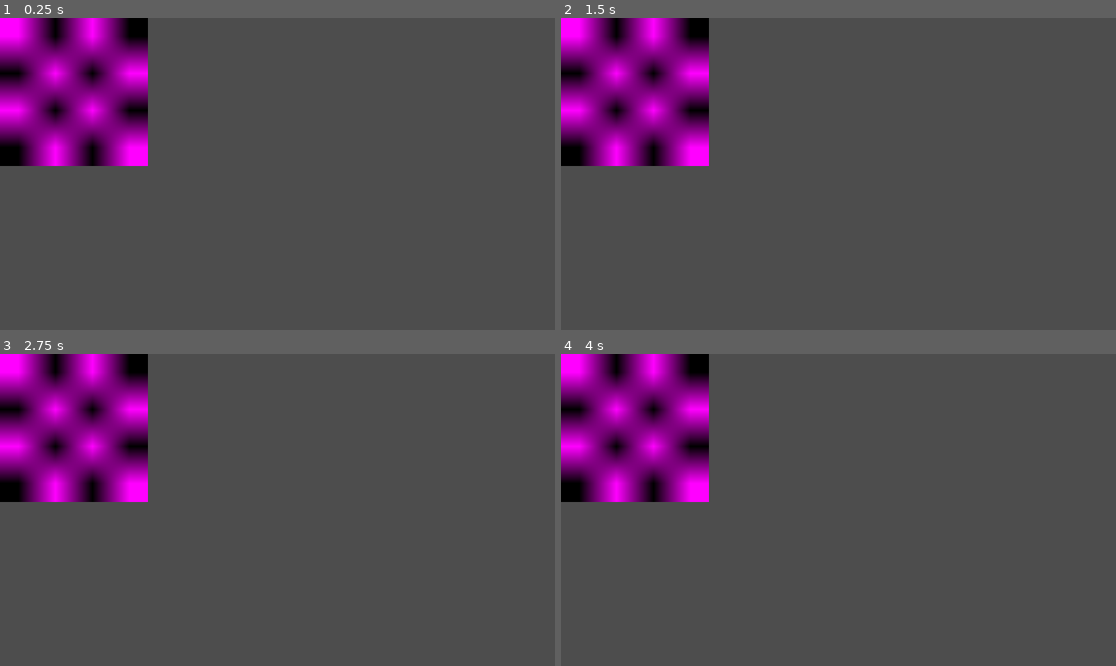
Above: before the commit, frames 1-4 (two rows, left to right).
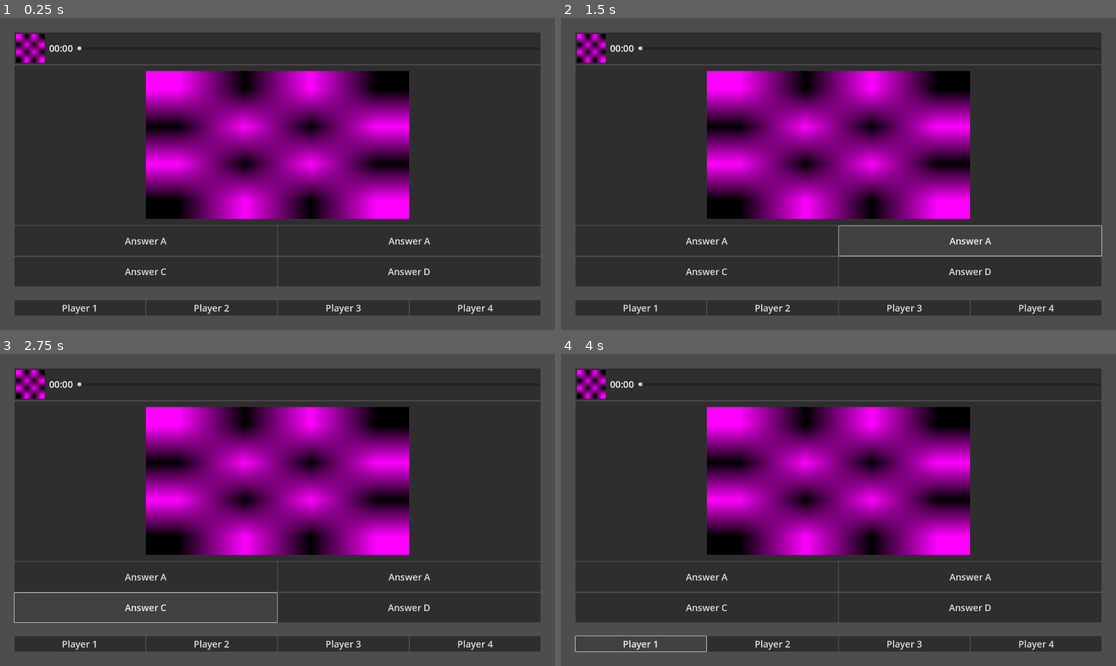
Above: after the commit, the same moments.

Repository: FinixGameDev/godot-buzz-quizz
Game: Godot game, scene res://scenes/quiz_game.tscn
The game is run twice, just before and just after one commit, with the same random seed, the same clock (stepped at 60 frames per second) and the same inputs. The project has no main scene, so this scene is started directly.
Inputs (mouse positions are in pixels of both pictures, inside the frame that each line leads up to):
- Up to frame 1 (0.25 s): no input
- Up to frame 2 (1.5 s): click (705, 239) at 0.5 s, where only the run after the commit has a clickable "Answer A"; click (971, 239) at 1.25 s, where only the run after the commit has a clickable "Answer A"
- Up to frame 3 (2.75 s): click (144, 606) at 2 s, where only the run after the commit has a clickable "Answer C"
- Up to frame 4 (4 s): click (971, 606) at 2.75 s, where only the run after the commit has a clickable "Answer D"; click (638, 644) at 3.5 s, where only the run after the commit has a clickable "Player 1"

The runs differ from the first frame. In frame 1, 82% of the frame differs, in the area x 0-98%, y 0-96%; in frame 2, 78%; in frame 3, 78%; in frame 4, 81%.

Commit message:
added mockup menus

Diff:
--- /dev/null
+++ b/resources/quizzes/test_quiz/question_1.tres
@@ -0,0 +1,7 @@
+[gd_resource type="Resource" script_class="Question" load_steps=2 format=3 uid="uid://bv62bxi5yrpdh"]
+
+[ext_resource type="Script" uid="uid://df0oxsl6tqgu" path="res://scripts/question_resource.gd" id="1_6tcnr"]
+
+[resource]
+script = ExtResource("1_6tcnr")
+metadata/_custom_type_script = "uid://df0oxsl6tqgu"
--- /dev/null
+++ b/resources/quizzes/test_quiz/question_2.tres
@@ -0,0 +1,7 @@
+[gd_resource type="Resource" script_class="Question" load_steps=2 format=3 uid="uid://b4sc3xemdagfb"]
+
+[ext_resource type="Script" uid="uid://df0oxsl6tqgu" path="res://scripts/question_resource.gd" id="1_l76rl"]
+
+[resource]
+script = ExtResource("1_l76rl")
+metadata/_custom_type_script = "uid://df0oxsl6tqgu"
--- /dev/null
+++ b/resources/quizzes/test_quiz/question_3.tres
@@ -0,0 +1,7 @@
+[gd_resource type="Resource" script_class="Question" load_steps=2 format=3 uid="uid://dauv7qoxu61l"]
+
+[ext_resource type="Script" uid="uid://df0oxsl6tqgu" path="res://scripts/question_resource.gd" id="1_sx5l3"]
+
+[resource]
+script = ExtResource("1_sx5l3")
+metadata/_custom_type_script = "uid://df0oxsl6tqgu"
--- /dev/null
+++ b/resources/quizzes/test_quiz/test_quiz.tres
@@ -0,0 +1,7 @@
+[gd_resource type="Resource" script_class="Quiz" load_steps=2 format=3 uid="uid://j1wn611o2ydt"]
+
+[ext_resource type="Script" uid="uid://dxkhc1cvvtusq" path="res://scripts/quiz_resource.gd" id="1_wetty"]
+
+[resource]
+script = ExtResource("1_wetty")
+metadata/_custom_type_script = "uid://dxkhc1cvvtusq"
--- /dev/null
+++ b/resources/theme.tres
@@ -0,0 +1,5 @@
+[gd_resource type="Theme" format=3 uid="uid://wovb1idfe760"]
+
+[resource]
+Button/font_sizes/font_size = 32
+Label/font_sizes/font_size = 32
--- /dev/null
+++ b/scenes/main_menu.tscn
@@ -0,0 +1,52 @@
+[gd_scene load_steps=3 format=3 uid="uid://cruj05vcntqtr"]
+
+[ext_resource type="Theme" uid="uid://wovb1idfe760" path="res://resources/theme.tres" id="1_l6cm7"]
+
+[sub_resource type="NoiseTexture2D" id="NoiseTexture2D_ekxnf"]
+
+[node name="MainMenu" type="Control"]
+layout_mode = 3
+anchors_preset = 15
+anchor_right = 1.0
+anchor_bottom = 1.0
+grow_horizontal = 2
+grow_vertical = 2
+theme = ExtResource("1_l6cm7")
+
+[node name="Background" type="TextureRect" parent="."]
+layout_mode = 1
+anchors_preset = 15
+anchor_right = 1.0
+anchor_bottom = 1.0
+grow_horizontal = 2
+grow_vertical = 2
+
+[node name="Logo" type="TextureRect" parent="."]
+layout_mode = 1
+anchors_preset = 8
+anchor_left = 0.5
+anchor_top = 0.5
+anchor_right = 0.5
+anchor_bottom = 0.5
+offset_left = -259.0
+offset_top = -470.0
+offset_right = 253.0
+offset_bottom = 42.0
+grow_horizontal = 2
+grow_vertical = 2
+texture = SubResource("NoiseTexture2D_ekxnf")
+
+[node name="Label" type="Label" parent="."]
+layout_mode = 1
+anchors_preset = 8
+anchor_left = 0.5
+anchor_top = 0.5
+anchor_right = 0.5
+anchor_bottom = 0.5
+offset_left = -71.0
+offset_top = 153.0
+offset_right = 73.0
+offset_bottom = 176.0
+grow_horizontal = 2
+grow_vertical = 2
+text = "Press Enter to Play"
--- a/scenes/quiz_game.tscn
+++ b/scenes/quiz_game.tscn
@@ -1,6 +1,15 @@
-[gd_scene load_steps=2 format=3 uid="uid://dam5bjpfpp36u"]
+[gd_scene load_steps=5 format=3 uid="uid://dam5bjpfpp36u"]
+
+[ext_resource type="Theme" uid="uid://wovb1idfe760" path="res://resources/theme.tres" id="1_ax7w2"]
+
+[sub_resource type="NoiseTexture2D" id="NoiseTexture2D_sqhfu"]
+width = 100
+height = 100
 
 [sub_resource type="NoiseTexture2D" id="NoiseTexture2D_r70e5"]
+width = 911
+
+[sub_resource type="StyleBoxEmpty" id="StyleBoxEmpty_r70e5"]
 
 [node name="QuizGame" type="Control"]
 layout_mode = 3
@@ -9,9 +18,123 @@
 anchor_bottom = 1.0
 grow_horizontal = 2
 grow_vertical = 2
+theme = ExtResource("1_ax7w2")
 
-[node name="TextureRect" type="TextureRect" parent="."]
-layout_mode = 0
-offset_right = 40.0
-offset_bottom = 40.0
+[node name="MarginContainer" type="MarginContainer" parent="."]
+layout_mode = 1
+anchors_preset = 15
+anchor_right = 1.0
+anchor_bottom = 1.0
+grow_horizontal = 2
+grow_vertical = 2
+theme_override_constants/margin_left = 50
+theme_override_constants/margin_top = 50
+theme_override_constants/margin_right = 50
+theme_override_constants/margin_bottom = 50
+
+[node name="VBoxContainer" type="VBoxContainer" parent="MarginContainer"]
+layout_mode = 2
+
+[node name="Timer" type="PanelContainer" parent="MarginContainer/VBoxContainer"]
+layout_mode = 2
+
+[node name="MarginContainer" type="MarginContainer" parent="MarginContainer/VBoxContainer/Timer"]
+layout_mode = 2
+theme_override_constants/margin_left = 5
+theme_override_constants/margin_top = 5
+theme_override_constants/margin_right = 5
+theme_override_constants/margin_bottom = 5
+
+[node name="HBoxContainer" type="HBoxContainer" parent="MarginContainer/VBoxContainer/Timer/MarginContainer"]
+layout_mode = 2
+theme_override_constants/separation = 15
+alignment = 1
+
+[node name="TextureRect" type="TextureRect" parent="MarginContainer/VBoxContainer/Timer/MarginContainer/HBoxContainer"]
+layout_mode = 2
+texture = SubResource("NoiseTexture2D_sqhfu")
+
+[node name="Label" type="Label" parent="MarginContainer/VBoxContainer/Timer/MarginContainer/HBoxContainer"]
+layout_mode = 2
+text = "00:00"
+
+[node name="HSlider" type="HSlider" parent="MarginContainer/VBoxContainer/Timer/MarginContainer/HBoxContainer"]
+layout_mode = 2
+size_flags_horizontal = 3
+size_flags_vertical = 4
+
+[node name="Timer" type="Timer" parent="MarginContainer/VBoxContainer/Timer/MarginContainer/HBoxContainer"]
+wait_time = 30.0
+
+[node name="Banner" type="PanelContainer" parent="MarginContainer/VBoxContainer"]
+layout_mode = 2
+
+[node name="MarginContainer" type="MarginContainer" parent="MarginContainer/VBoxContainer/Banner"]
+layout_mode = 2
+theme_override_constants/margin_left = 20
+theme_override_constants/margin_top = 20
+theme_override_constants/margin_right = 20
+theme_override_constants/margin_bottom = 20
+
+[node name="Question Banner" type="TextureRect" parent="MarginContainer/VBoxContainer/Banner/MarginContainer"]
+layout_mode = 2
 texture = SubResource("NoiseTexture2D_r70e5")
+stretch_mode = 5
+
+[node name="Answers" type="GridContainer" parent="MarginContainer/VBoxContainer"]
+layout_mode = 2
+size_flags_vertical = 3
+columns = 2
+
+[node name="Button" type="Button" parent="MarginContainer/VBoxContainer/Answers"]
+layout_mode = 2
+size_flags_horizontal = 3
+size_flags_vertical = 3
+text = "Answer A"
+
+[node name="Button2" type="Button" parent="MarginContainer/VBoxContainer/Answers"]
+layout_mode = 2
+size_flags_horizontal = 3
+size_flags_vertical = 3
+text = "Answer A"
+
+[node name="Button3" type="Button" parent="MarginContainer/VBoxContainer/Answers"]
+layout_mode = 2
+size_flags_horizontal = 3
+size_flags_vertical = 3
+text = "Answer C"
+
+[node name="Button4" type="Button" parent="MarginContainer/VBoxContainer/Answers"]
+layout_mode = 2
+size_flags_horizontal = 3
+size_flags_vertical = 3
+text = "Answer D"
+
+[node name="HSeparator" type="HSeparator" parent="MarginContainer/VBoxContainer"]
+layout_mode = 2
+theme_override_constants/separation = 40
+theme_override_styles/separator = SubResource("StyleBoxEmpty_r70e5")
+
+[node name="Players" type="HBoxContainer" parent="MarginContainer/VBoxContainer"]
+layout_mode = 2
+alignment = 1
+
+[node name="Button" type="Button" parent="MarginContainer/VBoxContainer/Players"]
+layout_mode = 2
+size_flags_horizontal = 3
+text = "Player 1"
+
+[node name="Button2" type="Button" parent="MarginContainer/VBoxContainer/Players"]
+layout_mode = 2
+size_flags_horizontal = 3
+text = "Player 2"
+
+[node name="Button3" type="Button" parent="MarginContainer/VBoxContainer/Players"]
+layout_mode = 2
+size_flags_horizontal = 3
+text = "Player 3"
+
+[node name="Button4" type="Button" parent="MarginContainer/VBoxContainer/Players"]
+layout_mode = 2
+size_flags_horizontal = 3
+text = "Player 4"
--- /dev/null
+++ b/scenes/quiz_select.tscn
@@ -0,0 +1,54 @@
+[gd_scene load_steps=2 format=3 uid="uid://bcj50ckv8ltkr"]
+
+[ext_resource type="Theme" uid="uid://wovb1idfe760" path="res://resources/theme.tres" id="1_dxfwq"]
+
+[node name="Quizz Select" type="Control"]
+layout_mode = 3
+anchors_preset = 15
+anchor_right = 1.0
+anchor_bottom = 1.0
+grow_horizontal = 2
+grow_vertical = 2
+theme = ExtResource("1_dxfwq")
+
+[node name="MarginContainer" type="MarginContainer" parent="."]
+layout_mode = 1
+anchors_preset = 15
+anchor_right = 1.0
+anchor_bottom = 1.0
+grow_horizontal = 2
+grow_vertical = 2
+theme_override_constants/margin_left = 100
+theme_override_constants/margin_top = 100
+theme_override_constants/margin_right = 100
+theme_override_constants/margin_bottom = 100
+
+[node name="GridContainer" type="GridContainer" parent="MarginContainer"]
+layout_mode = 2
+theme_override_constants/h_separation = 300
+theme_override_constants/v_separation = 200
+columns = 2
+
+[node name="Button" type="Button" parent="MarginContainer/GridContainer"]
+layout_mode = 2
+size_flags_horizontal = 3
+size_flags_vertical = 3
+text = "Quiz 1"
+
+[node name="Button2" type="Button" parent="MarginContainer/GridContainer"]
+layout_mode = 2
+size_flags_horizontal = 3
+size_flags_vertical = 3
+text = "Quiz 2"
+
+[node name="Button3" type="Button" parent="MarginContainer/GridContainer"]
+layout_mode = 2
+size_flags_horizontal = 3
+size_flags_vertical = 3
+text = "Quiz 3"
+
+[node name="Button4" type="Button" parent="MarginContainer/GridContainer"]
+layout_mode = 2
+size_flags_horizontal = 3
+size_flags_vertical = 3
+text = "Quiz 4"
--- a/scripts/question_resource.gd
+++ b/scripts/question_resource.gd
@@ -1,12 +1,12 @@
 extends Resource
 class_name Question
 
-var question : String
-var image : Texture2D
+@export var question : String
+@export var image : Texture2D
 
-var answerA : String
-var answerB : String
-var answerC : String
-var answerD : String
+@export var answerA : String
+@export var answerB : String
+@export var answerC : String
+@export var answerD : String
 
-var correctIndex : int
+@export var correctIndex : int
--- a/scripts/quiz_resource.gd
+++ b/scripts/quiz_resource.gd
@@ -1,6 +1,6 @@
 extends Resource
 class_name Quiz
 
-var banner : Texture2D
-var names : Array[String]
-var questions : Array[Question]
+@export var banner : Texture2D
+@export var names : Array[String]
+@export var questions : Array[Question]
